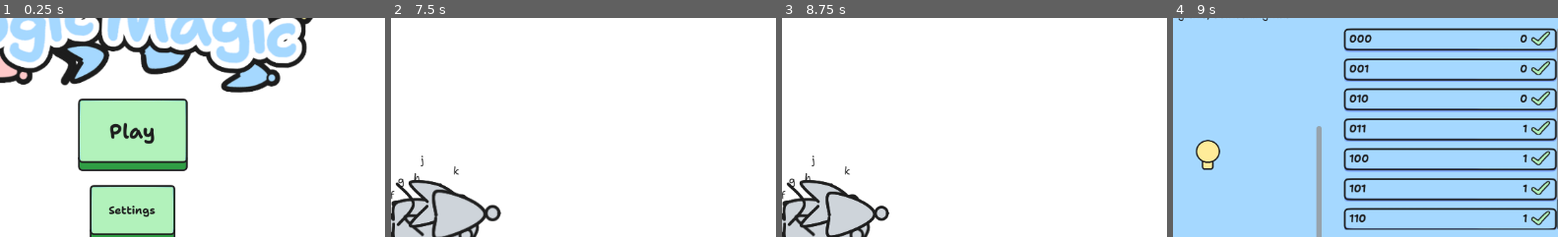
Above: before the commit, frames 1-4 (left to right).
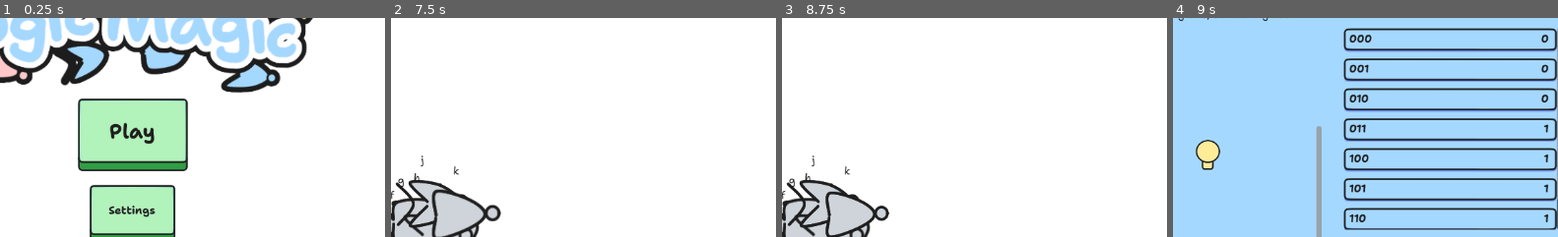
Above: after the commit, the same moments.

Repository: sininen-blue/logic-gate-tesseract
Game: Godot game, scene res://ui/title_page.tscn
The game is run twice, just before and just after one commit, with the same random seed, the same clock (stepped at 60 frames per second) and the same inputs.
Inputs:
- Up to frame 1 (0.25 s): no input
- Up to frame 2 (7.5 s): click "Play" at 0.5 s; click "Play" at 1.25 s; click "Play" at 2 s; click "And" at 2.75 s; click "Or" at 3.5 s; click "Xor" at 4.25 s; click "Nand" at 5 s; click "Nor" at 5.75 s; click "Xnor" at 6.5 s; click "Not" at 7.25 s
- Up to frame 3 (8.75 s): click "RUN" at 8 s
- Up to frame 4 (9 s): click "Level Information" at 8.75 s
The pictures show only the part of the screen within x 33-83%, y 24-74%; the shares and areas given below are measured in that part.

Frames 1-3 are identical in both runs. In frame 4, 1.4% of the frame differs, in the area x 90-98%, y 5-95%.

Commit message:
level info no more check

Diff:
--- a/ui/level_select/level_info.gd
+++ b/ui/level_select/level_info.gd
@@ -5,7 +5,7 @@
 var simulation_scene: String = "uid://swjkfmyam37c"
 var input_node: PackedScene = preload("uid://bbinj3e4ms0sl")
 var output_node: PackedScene = preload("uid://dumop2qw31tk5")
-var table_row: PackedScene = preload("uid://57o5uax0nrfc")
+var table_row: PackedScene = preload("uid://0im5s06d6220")
 
 @onready var level_title: Label = $LevelTitle
 @onready var level_description: Label = $DescriptionScroll/LevelDescription
@@ -45,7 +45,6 @@
 		var new_row: Panel = table_row.instantiate()
 		new_row.variables = row.left(input_count)
 		new_row.outputs = row.right(output_count)
-		new_row.correct = true
 
 		truth_table.add_child(new_row)
 
--- /dev/null
+++ b/ui/level_select/truth_table_row_no_check.gd
@@ -0,0 +1,11 @@
+extends Panel
+
+var variables: String = ""
+var outputs: String = ""
+
+@onready var variables_label: Label = $VariablesLabel
+@onready var output_label: Label = $OutputLabel
+
+func _ready() -> void:
+	variables_label.text = variables
+	output_label.text = outputs
--- /dev/null
+++ b/ui/level_select/truth_table_row_no_check.tscn
@@ -0,0 +1,39 @@
+[gd_scene load_steps=3 format=3 uid="uid://0im5s06d6220"]
+
+[ext_resource type="Script" path="res://ui/level_select/truth_table_row_no_check.gd" id="1_t1yoj"]
+[ext_resource type="FontFile" uid="uid://d3ya2ni4d4nbf" path="res://assets/UI/font/Static/Shantell_Sans-Normal-Bold.otf" id="2_0xrnk"]
+
+[node name="TruthTableRow" type="Panel"]
+custom_minimum_size = Vector2(200, 40)
+script = ExtResource("1_t1yoj")
+
+[node name="VariablesLabel" type="Label" parent="."]
+layout_mode = 1
+anchors_preset = 15
+anchor_right = 1.0
+anchor_bottom = 1.0
+offset_left = 8.0
+offset_right = -96.0
+offset_bottom = -8.0
+grow_horizontal = 2
+grow_vertical = 2
+theme_override_fonts/font = ExtResource("2_0xrnk")
+text = "11111001010110111010101"
+vertical_alignment = 1
+clip_text = true
+
+[node name="OutputLabel" type="Label" parent="."]
+layout_mode = 1
+anchors_preset = 15
+anchor_right = 1.0
+anchor_bottom = 1.0
+offset_left = 160.0
+offset_right = -11.0
+offset_bottom = -8.0
+grow_horizontal = 2
+grow_vertical = 2
+theme_override_fonts/font = ExtResource("2_0xrnk")
+text = "1212"
+horizontal_alignment = 2
+vertical_alignment = 1
+clip_text = true
